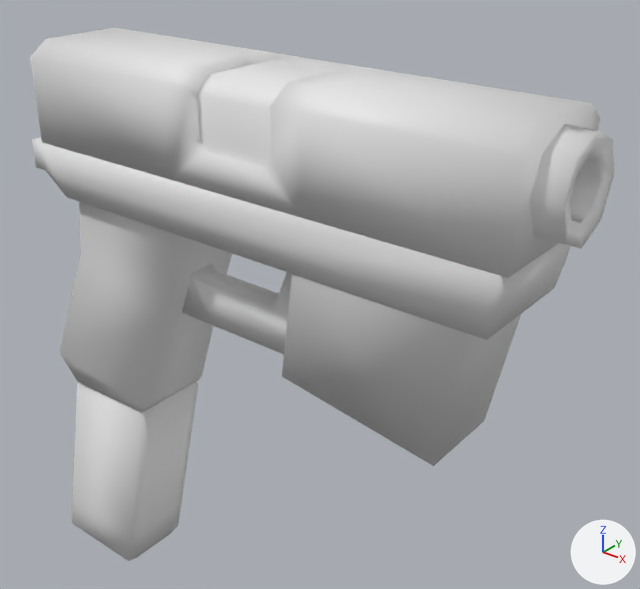
The glTF model assets/models/guns/pistol/grave_pistol.glb, before and after one commit.
Rendered twice from a camera (50 mm lens) standing at (1.95, -1.6, 0.57) and looking at (0.51, 0.19, -0.54). Every picture has the same lights, and +X, +Y and +Z are marked at lower right.
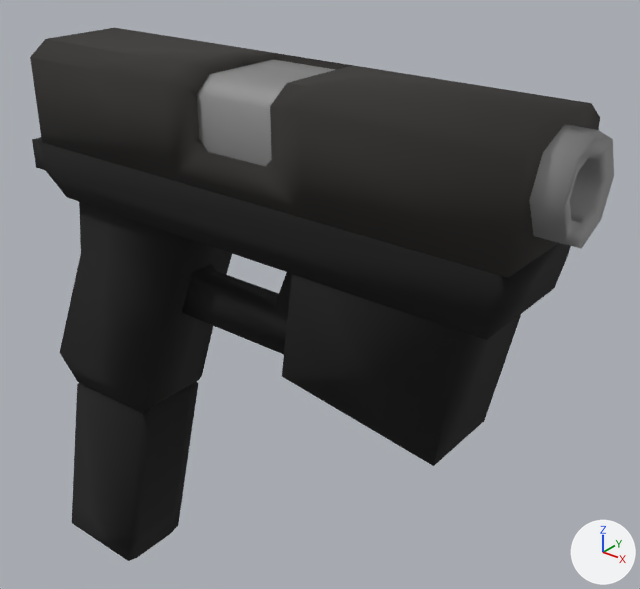
Location of each change, (x1, y1, x2, y2) in pixels of the pictures (640 x 589 px):
'Cube.031', recoloured (white to black): (30, 28, 600, 278) in both
'Cube.032', recoloured (grey to black): (32, 137, 571, 340) in both
'Cube.035', recoloured (grey to black): (282, 274, 521, 466) in both
'Cube.034', recoloured (grey to black): (60, 202, 232, 413) in both
'Cube.037', recoloured (grey to black): (72, 382, 198, 561) in both
'Cube.033', recoloured (white to grey): (197, 59, 614, 249) in both
'Cube.036', recoloured (grey to black): (182, 264, 292, 354) in both

The change in detail:
Material 'gun_metal' (mat_gun_metal) is new.
Its base color is (0.0133, 0.0133, 0.0133) (black #1e1e1e).
Its metallic is 0.171.
Its roughness is 1.0.
Material 'gun_metal.002' (mat_gun_metal_002) is new.
Its base color is (0.356, 0.356, 0.356) (grey #a1a1a1).
Its metallic is 0.959.
Its roughness is 0.741.
Material 'gun_metal.001' (mat_gun_metal_001) is new.
Its base color is (0.0383, 0.0354, 0.0328) (black #373533).
Its metallic is 0.171.
Its roughness is 1.0.
me_cube_040 has 58 vertices, 112 faces and spans x -0.196..1.269, y -0.177..0.177, z -0.138..0.14.
me_cube_040 now uses material mat_gun_metal_001 (black #373533).
me_cube_041 has 22 vertices, 40 faces and spans x -0.243..1.253, y -0.177..0.177, z -0.296..-0.138.
me_cube_041 now uses material mat_gun_metal (black #1e1e1e).
me_cube_042 has 71 vertices, 124 faces and spans x 0.398..1.336, y -0.157..0.157, z -0.118..0.125.
me_cube_042 now uses material mat_gun_metal_002 (grey #a1a1a1).
me_cube_043 has 18 vertices, 30 faces and spans x -0.344..0.307, y -0.124..0.124, z -0.978..-0.285.
me_cube_043 now uses material mat_gun_metal (black #1e1e1e).
me_cube_044 has 8 vertices, 10 faces and spans x 0.638..1.177, y -0.155..0.155, z -0.688..-0.271.
me_cube_044 now uses material mat_gun_metal (black #1e1e1e).
me_cube_045 has 27 vertices, 50 faces and spans x 0.14..0.787, y -0.04..0.04, z -0.612..-0.245.
me_cube_045 now uses material mat_gun_metal (black #1e1e1e).
me_cube_046 has 48 vertices, 92 faces and spans x -0.44..0.24, y -0.12..0.12, z -1.68..0.02.
me_cube_046 now uses material mat_gun_metal (black #1e1e1e).
